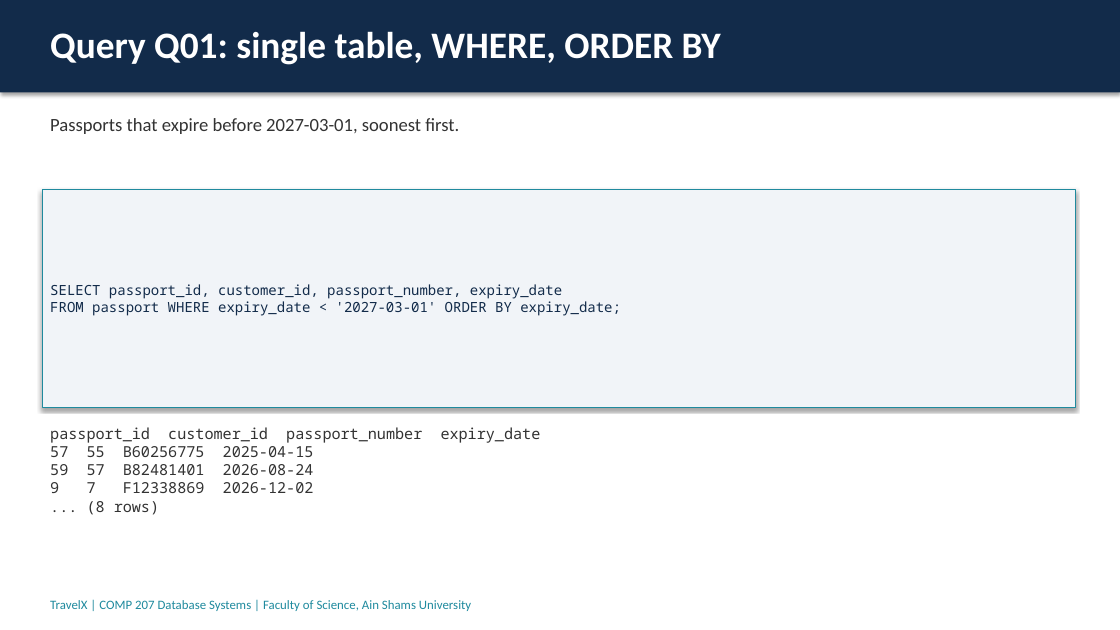
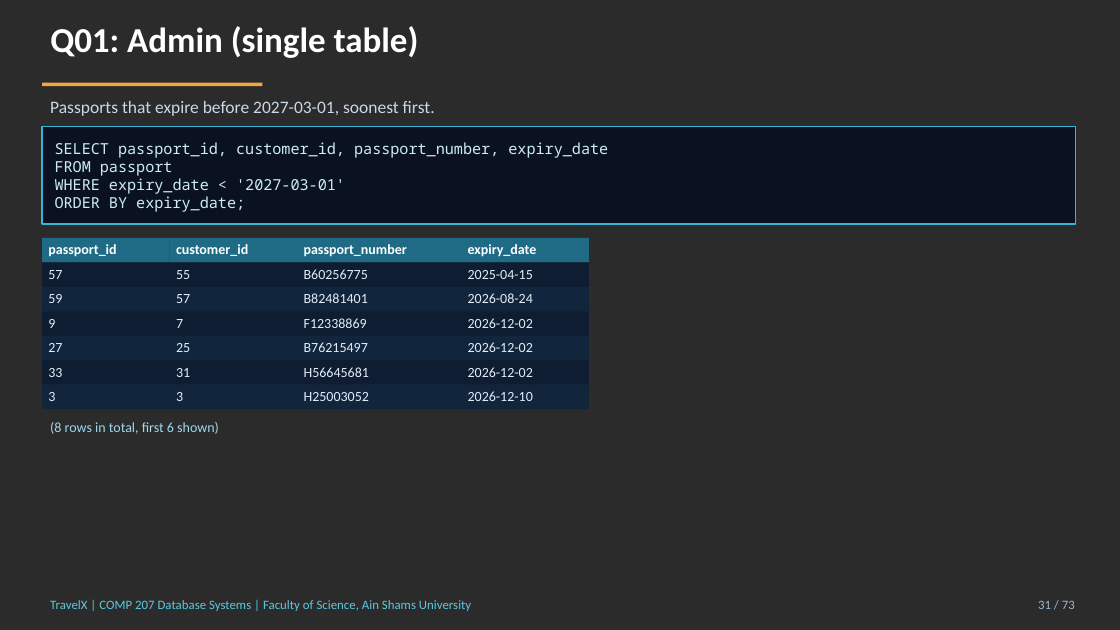
Before and after one commit to aw2818726-eng/travelx-comp207, a slide deck: slide 31 of presentation/TravelX_Presentation.pptx (slide 14 before the commit). Drawn at 1120x630 pixels with LibreOffice and Linux fonts; fonts in the diff are those of the drawing; background and template pictures are left out; a plain dark background stands for a picture behind light text. Boxes give left, top, right and bottom in pixels: in the first picture for what was removed or moved away, otherwise in the second. Text is boxed around its words. In the diff, an @@ line names an element or a change of style, - is before the commit and + after.

```diff
--- a/presentation/TravelX_Presentation.pptx
+++ b/presentation/TravelX_Presentation.pptx
@@ background #FFFFFF to picture (left out) @@
@@ rectangle removed at [0,0,1120,92] @@
@@ text at [50,26,419,58]: text changed; size 32 to 30 pt @@
-Query Q01: single table, WHERE, ORDER BY
+Q01: Admin (single table)
@@ rectangle added at [42,82,262,86], fill #F2A93B @@
@@ text "Passports that expire before 2027-03-01, ...": place and size @@
-text "Passports that expire before 2027-03-01, ..." at [50,118,459,134]
+text "Passports that expire before 2027-03-01, ..." at [50,101,435,116]
@@ text "Passports that expire before 2027-03-01, ..." at [50,101,435,116]: size 16 to 15 pt, text colour #333333 to #C9D8E8; more space between paragraphs @@
@@ rectangle "SELECT passport_id, customer_id, passport_number, expiry_dat ...": place and size @@
-rectangle "SELECT passport_id, customer_id, passport_number, expiry_dat ..." at [42,189,1075,408]
+rectangle "SELECT passport_id, customer_id, passport_number, expiry_dat ..." at [42,127,1075,224]
@@ rectangle "SELECT passport_id, customer_id, passport_number, expiry_dat ..." at [42,127,1075,224]: fill #F1F4F8 to #040E20 at 84% opacity; outline #1F8A9E 0.75 pt to #35B6D6 1.25 pt; shadow off @@
@@ text in rectangle at [55,142,608,158]: size 12 to 13 pt, text colour #122B4A to #CDEBF7 in "SELECT passport_id, customer_id, passport_number, expiry_dat ..." @@
@@ text in rectangle at [55,161,345,212]: text changed; size 12 to 13 pt; text colour #122B4A to #CDEBF7 @@
-FROM passport WHERE expiry_date < '2027-03-01' ORDER BY expiry_date;
+FROM passport
+WHERE expiry_date < '2027-03-01'
+ORDER BY expiry_date;
@@ table added at [42,238,589,409], 7 rows, 4 columns @@
+passport_id | customer_id | passport_number | expiry_date
+57 | 55 | B60256775 | 2025-04-15
+59 | 57 | B82481401 | 2026-08-24
+9 | 7 | F12338869 | 2026-12-02
+27 | 25 | B76215497 | 2026-12-02
+33 | 31 | H56645681 | 2026-12-02
+3 | 3 | H25003052 | 2026-12-10
@@ text removed at [50,427,422,515] @@
-passport_id customer_id passport_number expiry_date
-57 55 B60256775 2025-04-15
-59 57 B82481401 2026-08-24
-9 7 F12338869 2026-12-02
-... (8 rows)
@@ text added at [50,422,219,434], 12 pt, text #9FD8EA @@
+(8 rows in total, first 6 shown)
@@ text "TravelX | COMP 207 Database ..." at [50,600,471,611]: text colour #1F8A9E to #5CC8E0; more space between paragraphs @@
@@ text added at [1038,600,1075,609], 11 pt, text #9FB6CC @@
+31 / 73
```
Also in this commit, not shown: 17 other slides changed, 55 slides added, 3 slides removed, 1 other file.
